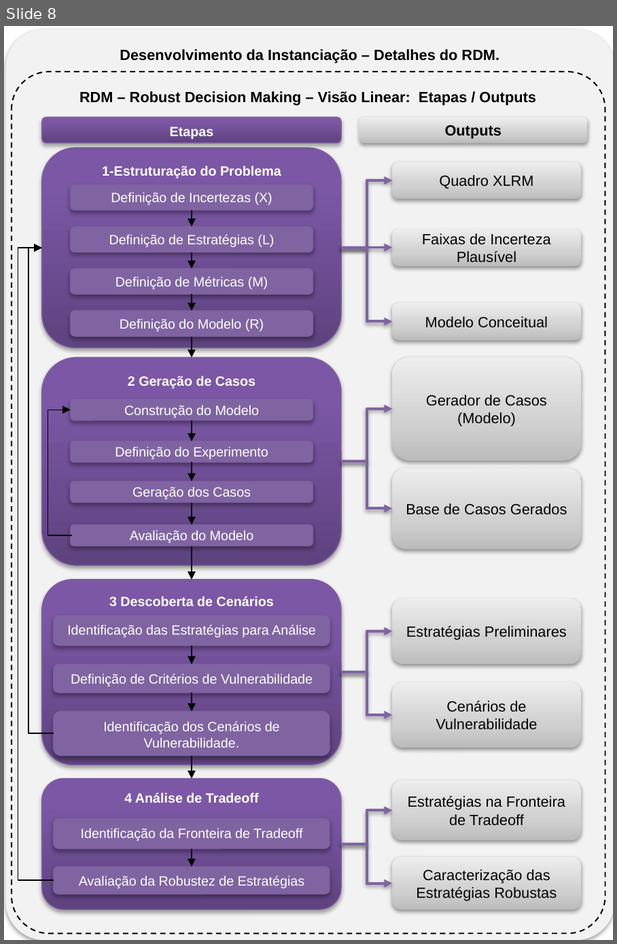
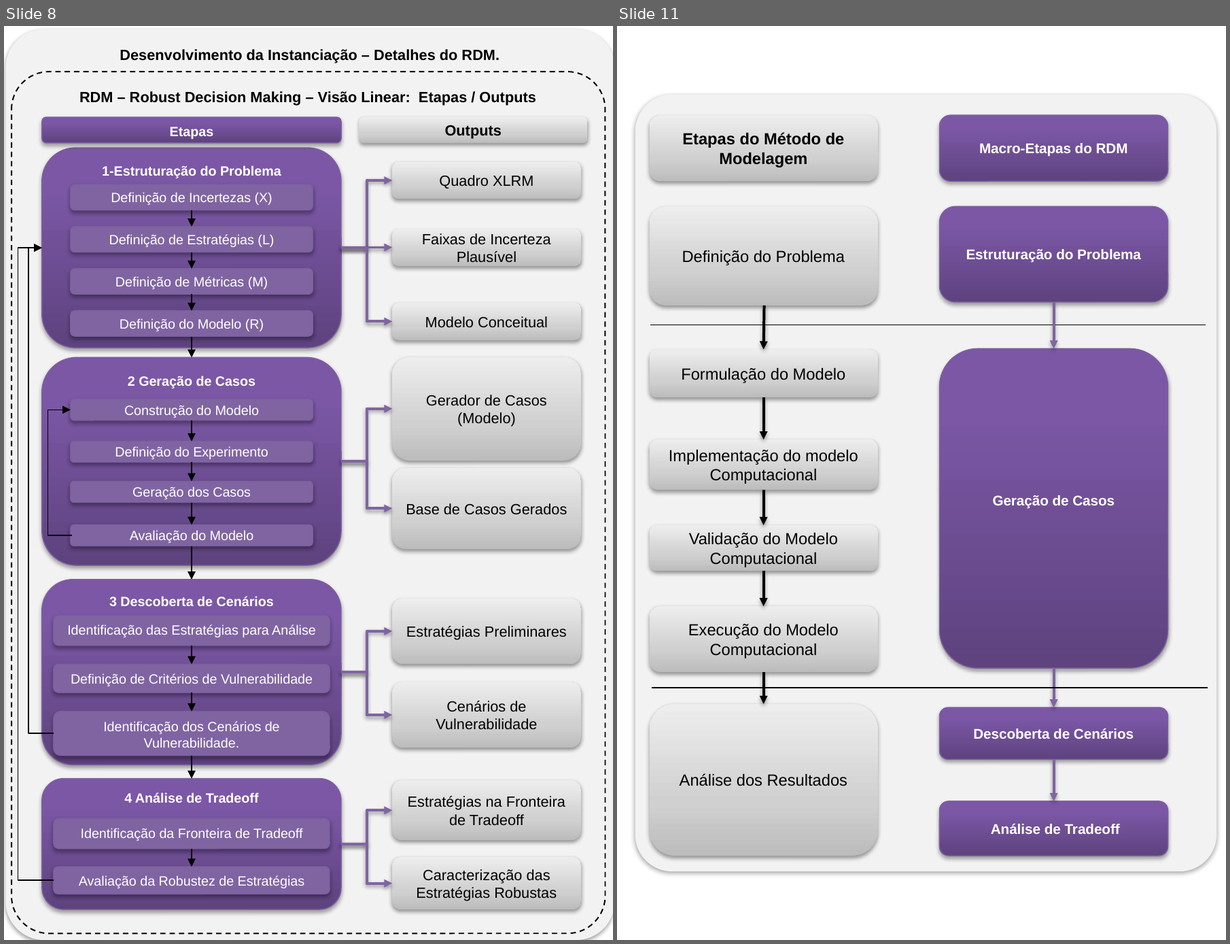
Before and after one commit to pedroliman/ms-rdm-dissertation, a slide deck: dissertacao-docs/apresentacoes/Dissertação - RDM - EMA - Imagens-Retrato.pptx. Shown side by side, each under a label of ours: slide 8 before the commit, slides 8 and 11 after it; the slides between them are not shown. The pictures are 617x944 and 1230x944 pixels, drawn with LibreOffice and Linux fonts; fonts in the diff are those of the drawing. Boxes give left, top, right and bottom in pixels: in the first picture for what was removed or moved away, otherwise in the second. Text is boxed around its words. In the diff, an @@ line names an element or a change of style, - is before the commit and + after.

Commit message:
ajustes no método

```diff
--- a/dissertacao-docs/apresentacoes/Dissertação - RDM - EMA - Imagens-Retrato.pptx
+++ b/dissertacao-docs/apresentacoes/Dissertação - RDM - EMA - Imagens-Retrato.pptx
@@ slide 11 added at (x1=617, y1=26, x2=1226, y2=940), background #FFFFFF @@
@@ rounded rectangle added at (x1=635, y1=95, x2=1217, y2=871), fill #F2F2F2 @@
@@ rounded rectangle added at (x1=649, y1=115, x2=877, y2=181), fill gradient #BDBDBD to #D1D1D1 to #EEEEEE, 12 pt, text #000000, bold @@
+Etapas do Método de Modelagem
@@ rounded rectangle added at (x1=940, y1=115, x2=1168, y2=181), fill gradient #5F4480 to #7B58A6 to #7C57A8, outline #7D60A0 0.75 pt, 10.5 pt, text #FFFFFF, bold @@
+Macro-Etapas do RDM
@@ rounded rectangle added at (x1=649, y1=207, x2=877, y2=305), fill gradient #BDBDBD to #D1D1D1 to #EEEEEE, 12 pt, text #000000 @@
+Definição do Problema
@@ rounded rectangle added at (x1=940, y1=207, x2=1168, y2=303), fill gradient #5F4480 to #7B58A6 to #7C57A8, outline #7D60A0 0.75 pt, 10.5 pt, text #FFFFFF, bold @@
+Estruturação do Problema
@@ arrow added from (764, 305) to (764, 349), #000000 2 pt @@
@@ arrow added from (1054, 301) to (1054, 349), #8064A2 2 pt @@
@@ line added from (650, 325) to (1206, 325), #000000 0.75 pt @@
@@ rounded rectangle added at (x1=649, y1=349, x2=877, y2=397), fill gradient #BDBDBD to #D1D1D1 to #EEEEEE, 12 pt, text #000000 @@
+Formulação do Modelo
@@ rounded rectangle added at (x1=940, y1=349, x2=1168, y2=668), fill gradient #5F4480 to #7B58A6 to #7C57A8, outline #7D60A0 0.75 pt, 10.5 pt, text #FFFFFF, bold @@
+Geração de Casos
@@ arrow added from (764, 397) to (764, 439), #000000 2 pt @@
@@ rounded rectangle added at (x1=649, y1=439, x2=877, y2=489), fill gradient #BDBDBD to #D1D1D1 to #EEEEEE, 12 pt, text #000000 @@
+Implementação do modelo Computacional
@@ arrow added from (764, 490) to (764, 525), #000000 2 pt @@
@@ rounded rectangle added at (x1=649, y1=525, x2=877, y2=571), fill gradient #BDBDBD to #D1D1D1 to #EEEEEE, 12 pt, text #000000 @@
+Validação do Modelo Computacional
@@ arrow added from (764, 571) to (764, 606), #000000 2 pt @@
@@ rounded rectangle added at (x1=649, y1=606, x2=877, y2=672), fill gradient #BDBDBD to #D1D1D1 to #EEEEEE, 12 pt, text #000000 @@
+Execução do Modelo Computacional
@@ arrow added from (764, 672) to (764, 704), #000000 2 pt @@
@@ arrow added from (1054, 668) to (1054, 708), #8064A2 2 pt @@
@@ line added from (652, 688) to (1208, 688), #000000 0.75 pt @@
@@ rounded rectangle added at (x1=649, y1=704, x2=877, y2=856), fill gradient #BDBDBD to #D1D1D1 to #EEEEEE, 12 pt, text #000000 @@
+Análise dos Resultados
@@ rounded rectangle added at (x1=940, y1=708, x2=1168, y2=760), fill gradient #5F4480 to #7B58A6 to #7C57A8, outline #7D60A0 0.75 pt, 10.5 pt, text #FFFFFF, bold @@
+Descoberta de Cenários
@@ arrow added from (1054, 759) to (1054, 801), #8064A2 2 pt @@
@@ rounded rectangle added at (x1=940, y1=801, x2=1168, y2=855), fill gradient #5F4480 to #7B58A6 to #7C57A8, outline #7D60A0 0.75 pt, 10.5 pt, text #FFFFFF, bold @@
+Análise de Tradeoff
```
Also in this commit, not shown: 2 slides changed, 5 other files.
